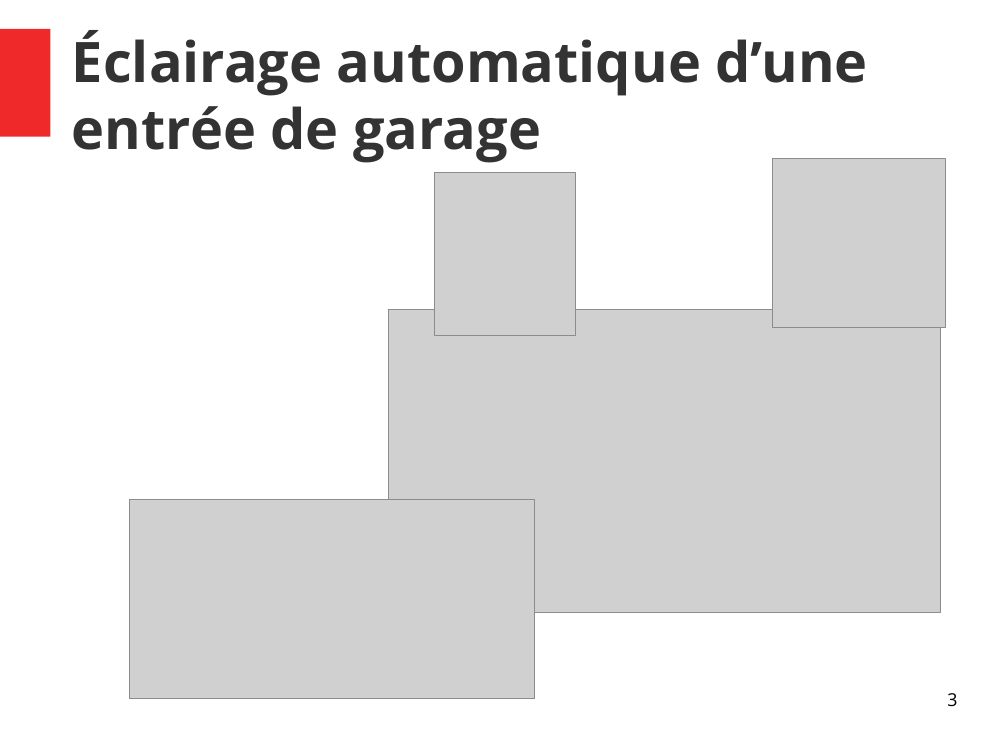
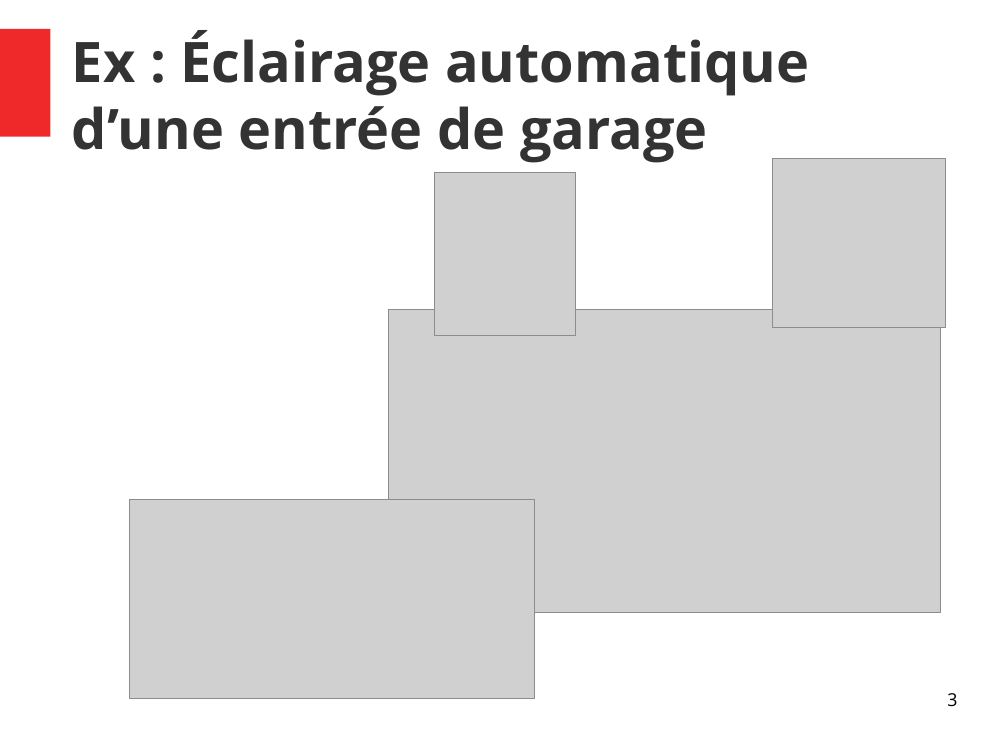
Before and after one commit to lfiack/sti2d2017, a slide deck: slide 3 of logique/slides/slides.odp. Drawn at 1008x756 pixels with LibreOffice and Linux fonts; fonts in the diff are those of the drawing; grey boxes stand for pictures. Boxes give left, top, right and bottom in pixels: in the first picture for what was removed or moved away, otherwise in the second. Text is boxed around its words. In the diff, an @@ line names an element or a change of style, - is before the commit and + after.

```diff
--- a/logique/slides/slides.odp
+++ b/logique/slides/slides.odp
@@ title at [72, 30, 809, 163]: text changed @@
-Éclairage automatique d’une entrée de garage
+Ex : Éclairage automatique d’une entrée de garage
```
Also in this commit, not shown: 1 slide added, 1 other file.
